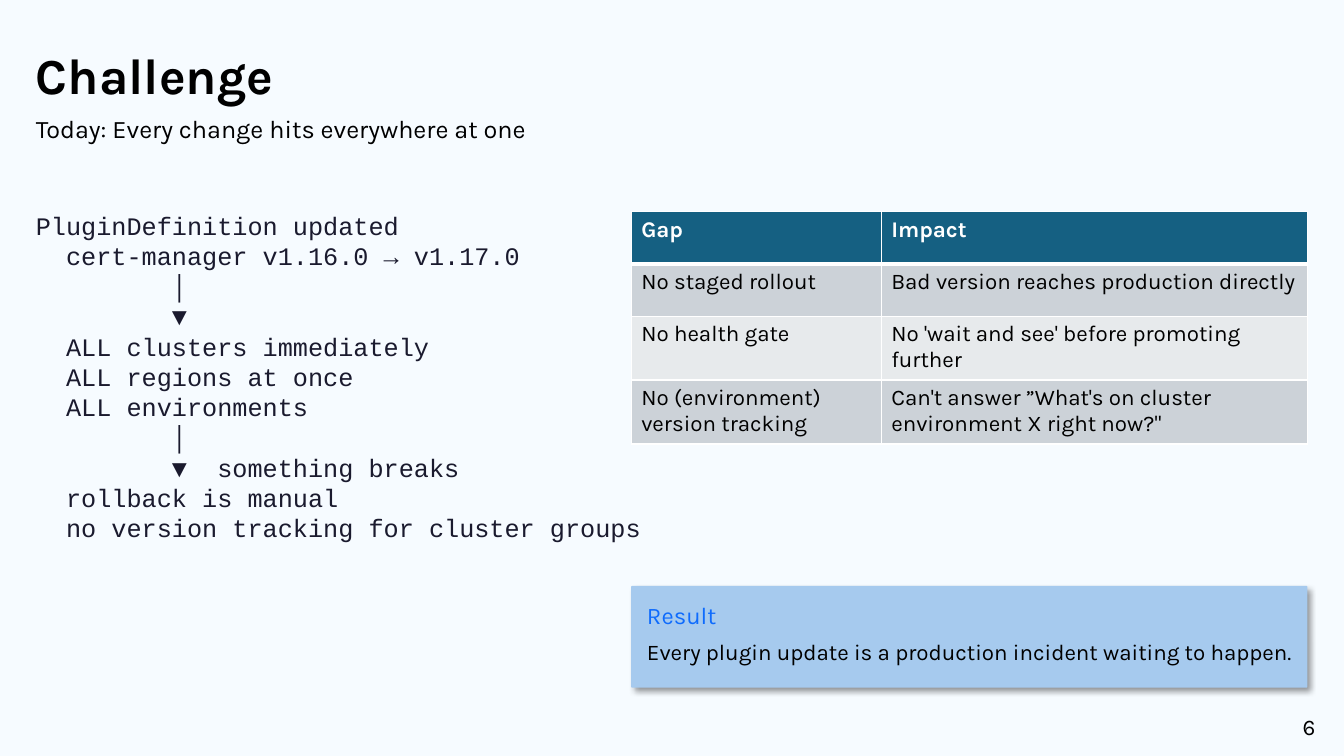
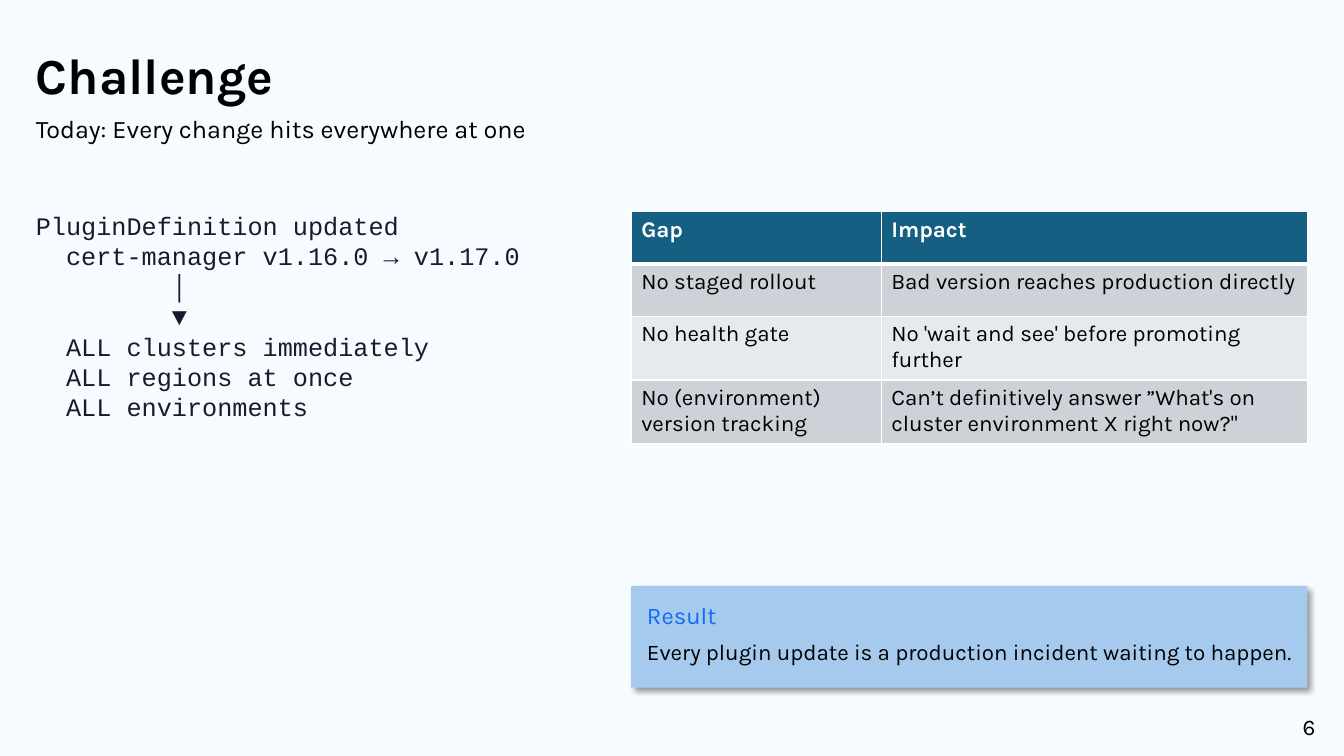
Before and after one commit to cloudoperators/greenhouse-promotions, a slide deck: slide 6 of presentation/presentation-v1.pptx. Drawn at 1344x756 pixels with LibreOffice and Linux fonts; fonts in the diff are those of the drawing; background and template pictures are left out. Boxes give left, top, right and bottom in pixels: in the first picture for what was removed or moved away, otherwise in the second. Text is boxed around its words. In the diff, an @@ line names an element or a change of style, - is before the commit and + after.

Commit message:
chore(presentation): update presentation-v1.pptx

```diff
--- a/presentation/presentation-v1.pptx
+++ b/presentation/presentation-v1.pptx
@@ table at box(631, 212, 1308, 441) @@
@@ row 4, column 2: "Can't answer ”What's on cluster environment X right now?"" to "Can’t definitively answer ”What's on cluster environment X right now?"" @@
@@ text at box(66, 458, 641, 543): paragraphs removed @@
-│
-▼ something breaks
-rollback is manual
-no version tracking for cluster groups
```
